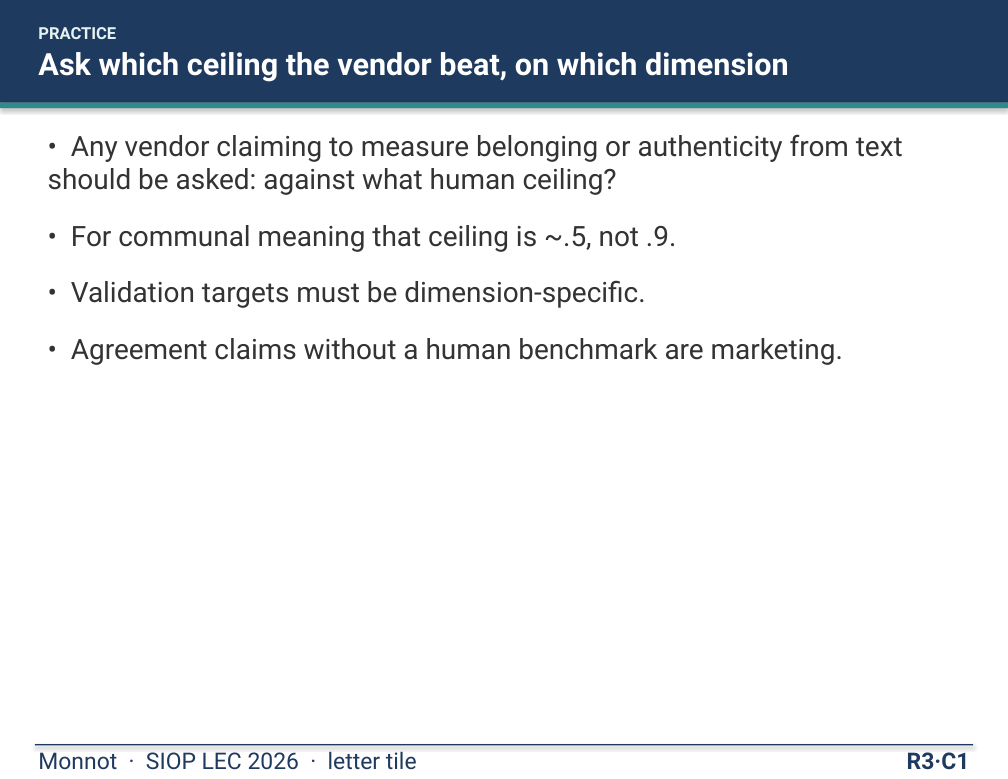
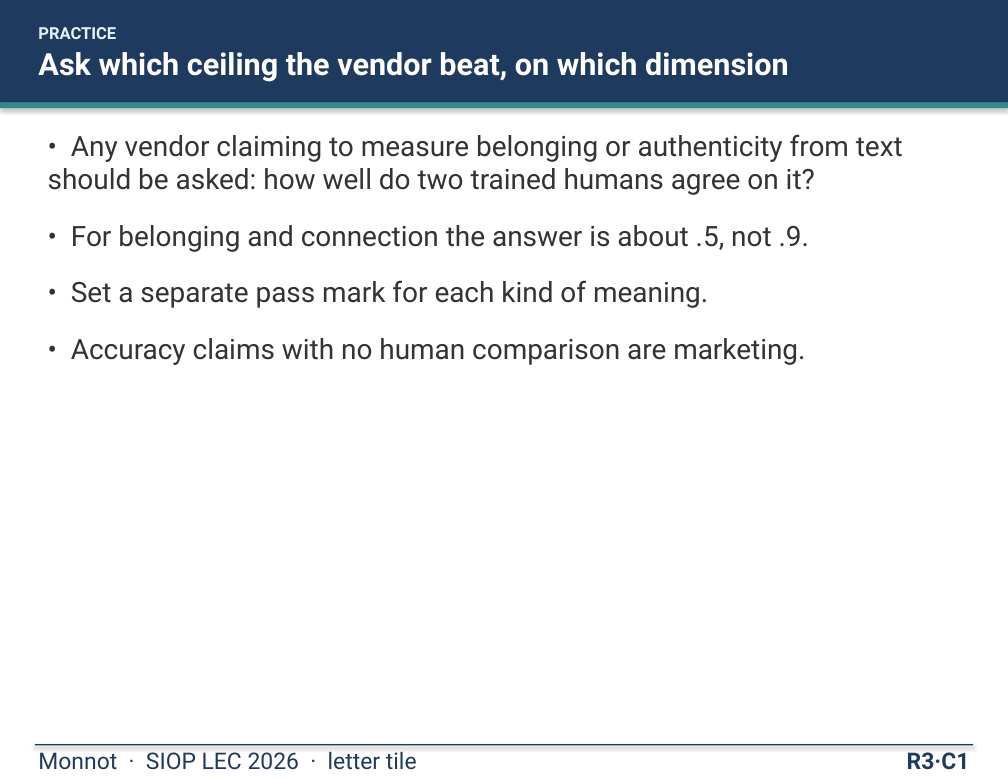
Before and after one commit to mjmonnot/mjmonnot.github.io, a slide deck: slide 9 of lec-2026/assets/Monnot_Poster_v5.pptx. Drawn at 1008x779 pixels with LibreOffice and Linux fonts; fonts in the diff are those of the drawing. Boxes give left, top, right and bottom in pixels: in the first picture for what was removed or moved away, otherwise in the second. Text is boxed around its words. In the diff, an @@ line names an element or a change of style, - is before the commit and + after.

Commit message:
lec-2026: plain-language pass (set-aside cases, locked instructions, pass mark); Start here nav; friendlier index; deck v5 rebuilt

```diff
--- a/lec-2026/assets/Monnot_Poster_v5.pptx
+++ b/lec-2026/assets/Monnot_Poster_v5.pptx
@@ text at (x1=48, y1=134, x2=903, y2=365): text changed @@
-• Any vendor claiming to measure belonging or authenticity from text should be asked: against what human ceiling?
-• For communal meaning that ceiling is ~.5, not .9.
-• Validation targets must be dimension-specific.
-• Agreement claims without a human benchmark are marketing.
+• Any vendor claiming to measure belonging or authenticity from text should be asked: how well do two trained humans agree on it?
+• For belonging and connection the answer is about .5, not .9.
+• Set a separate pass mark for each kind of meaning.
+• Accuracy claims with no human comparison are marketing.
```
Also in this commit, not shown: 15 other slides changed, 17 other files.
